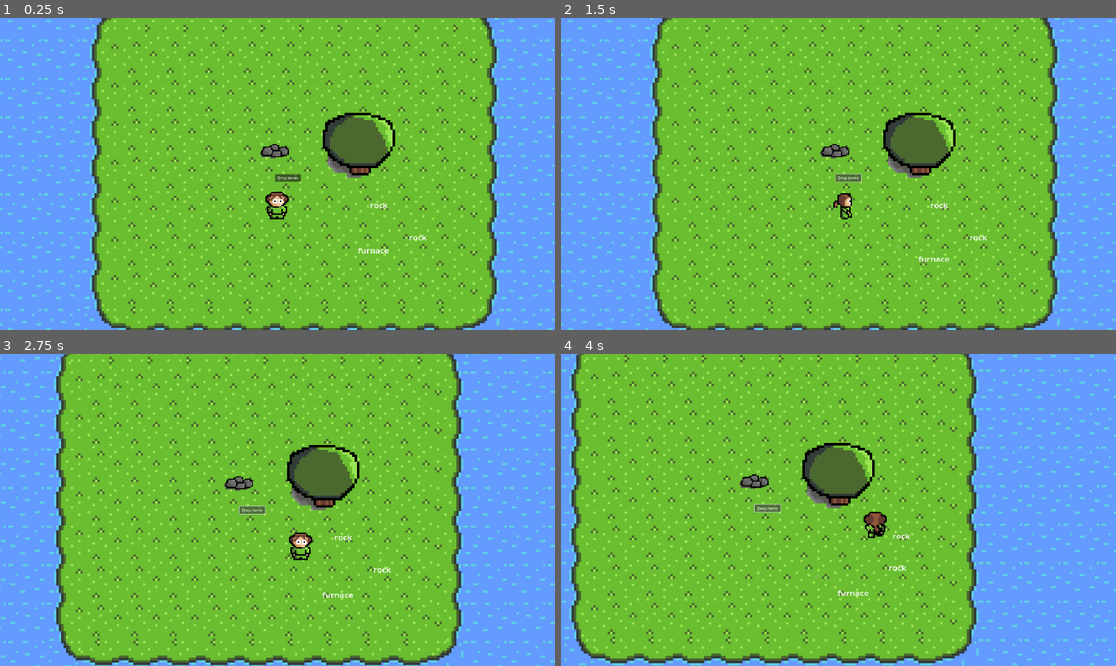
Above: before the commit, frames 1-4 (two rows, left to right).
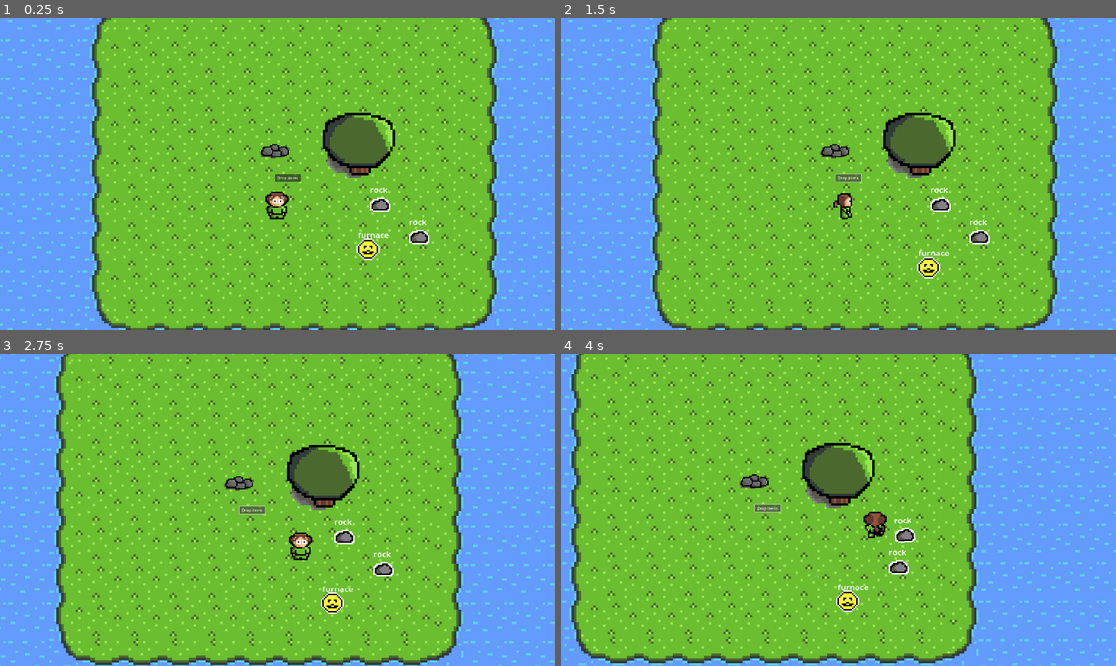
Above: after the commit, the same moments.

Repository: aubindetrez/DigitalReborn
Game: Godot game, scene res://scenes/main_scene.tscn
The game is run twice, just before and just after one commit, with the same random seed, the same clock (stepped at 60 frames per second) and the same inputs. Sound files missing from this copy of the repository are replaced by a short silence.
Inputs:
- Up to frame 1 (0.25 s): no input
- Up to frame 2 (1.5 s): click "Drop items" at 0.5 s; tap Enter (ui_accept) at 1.25 s; hold Right (ui_right) from 1.28 s (still down)
- Up to frame 3 (2.75 s): tap Enter (ui_accept) at 1.52, 2.27 s; release Right (ui_right) at 2.03 s; hold Down (ui_down) from 2.03 s (still down)
- Up to frame 4 (4 s): release Down (ui_down) at 2.78 s; hold Right (ui_right) 2.78-3.53 s; hold Up (ui_up) from 3.53 s (still down); tap Enter (ui_accept) at 3.77 s

The runs differ from the first frame. In frame 1, 0.7% of the frame differs, in the area x 64-78%, y 54-78%; in frame 2, 0.7%; in frame 3, 0.7%; in frame 4, 0.7%, in the area x 49-64%, y 52-83%.

Commit message:
Add sprites to dropped items

Diff:
--- a/dropped_item.tscn
+++ b/dropped_item.tscn
@@ -1,10 +1,14 @@
-[gd_scene load_steps=5 format=3 uid="uid://dcmp6koiq3t4k"]
+[gd_scene load_steps=9 format=3 uid="uid://dcmp6koiq3t4k"]
 
 [ext_resource type="Script" path="res://scenes/RigidBody2D_friction.gd" id="1_s88jt"]
+[ext_resource type="Texture2D" uid="uid://cuqw0iwuwhrcb" path="res://assets/items/unknown.png" id="2_h5d2x"]
 [ext_resource type="Script" path="res://DroppedItemCol.gd" id="2_vutkl"]
+[ext_resource type="Texture2D" uid="uid://dpldpauc4kfil" path="res://assets/items/rock.png" id="3_vysx4"]
+[ext_resource type="Texture2D" uid="uid://cos48gnlcp28j" path="res://assets/items/wood.png" id="4_ycxjf"]
+[ext_resource type="Texture2D" uid="uid://thc0fxwnnx5l" path="res://assets/items/complex_obj.png" id="5_fjuv0"]
 
-[sub_resource type="RectangleShape2D" id="RectangleShape2D_xtai0"]
-size = Vector2(33.5, 14)
+[sub_resource type="CircleShape2D" id="CircleShape2D_ech0j"]
+radius = 23.8341
 
 [sub_resource type="CircleShape2D" id="CircleShape2D_ahc6v"]
 radius = 30.0
@@ -15,17 +19,25 @@
 gravity_scale = 0.0
 script = ExtResource("1_s88jt")
 friction = 3
+tex_item_unkown = ExtResource("2_h5d2x")
+tex_item_rock = ExtResource("3_vysx4")
+tex_item_wood = ExtResource("4_ycxjf")
+tex_item_complex = ExtResource("5_fjuv0")
+
+[node name="Sprite2D" type="Sprite2D" parent="."]
+scale = Vector2(3, 3)
+texture = ExtResource("2_h5d2x")
 
 [node name="CollisionShape2D" type="CollisionShape2D" parent="."]
-position = Vector2(-0.75, 3)
-shape = SubResource("RectangleShape2D_xtai0")
+position = Vector2(1, 0)
+shape = SubResource("CircleShape2D_ech0j")
 
 [node name="Label" type="Label" parent="."]
 y_sort_enabled = true
 offset_left = -21.0
-offset_top = -10.0
+offset_top = -42.0
 offset_right = 19.0
-offset_bottom = 13.0
+offset_bottom = -19.0
 scale = Vector2(1.08589, 0.932523)
 text = "drop"
 
--- a/scenes/RigidBody2D_friction.gd
+++ b/scenes/RigidBody2D_friction.gd
@@ -3,10 +3,28 @@
 
 @export var friction: int
 @export var item_name: String
+
+@export var tex_item_unkown: Texture2D
+@export var tex_item_rock: Texture2D
+@export var tex_item_wood: Texture2D
+@export var tex_item_complex: Texture2D
+
+func update_texture():
+	match item_name:
+		"wood":
+			$Sprite2D.texture = tex_item_wood
+		"rock":
+			$Sprite2D.texture = tex_item_rock
+		"furnace":
+			$Sprite2D.texture = tex_item_complex
+		_:
+			$Sprite2D.texture = tex_item_unkown
+
 func _ready():
 	self.linear_damp = friction
 	$Merge_aka_Craft_Area.common_name=item_name
 	$Label.text = item_name
+	update_texture()
 
 var pulled_toward: Vector2 = Vector2.ZERO
 var pulled: bool = false
Binary file added: assets/items/complex_obj.ase
Binary file added: assets/items/complex_obj.png
Not shown, added: assets/items/complex_obj.png.import
Binary file added: assets/items/rock.ase
Binary file added: assets/items/rock.png
Not shown, added: assets/items/rock.png.import
Binary file added: assets/items/unknown.ase
Binary file added: assets/items/unknown.png
Not shown, added: assets/items/unknown.png.import
Binary file added: assets/items/wood.ase
Binary file added: assets/items/wood.png
Not shown, added: assets/items/wood.png.import
